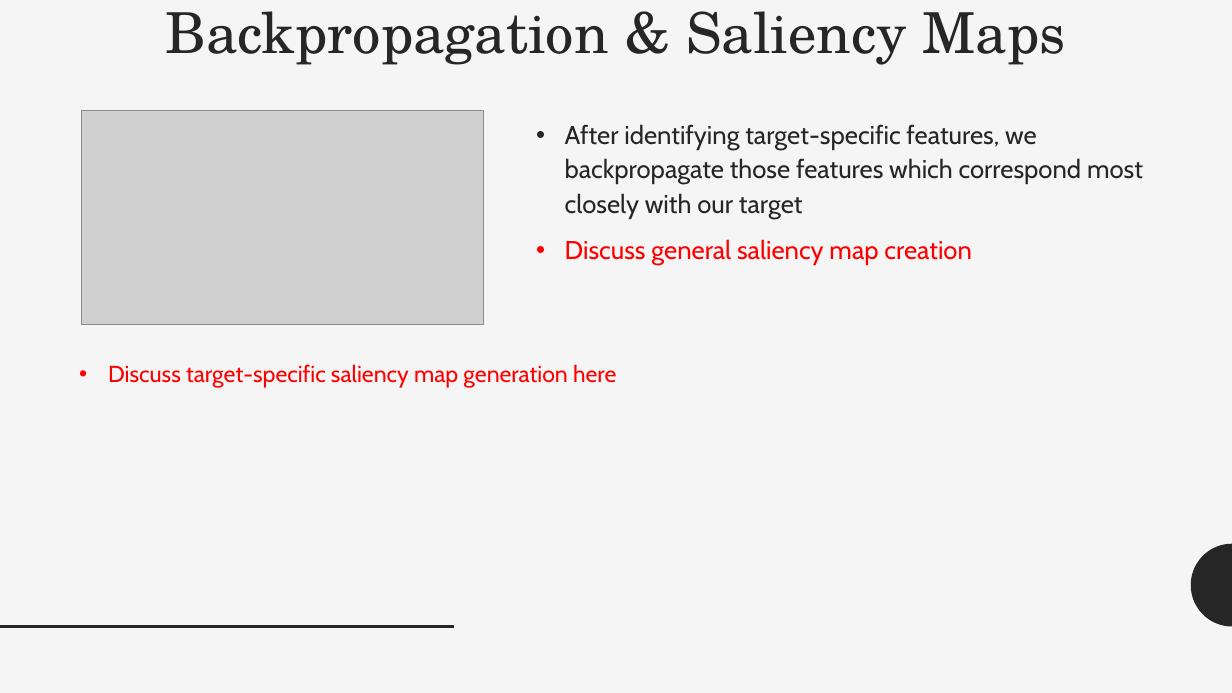
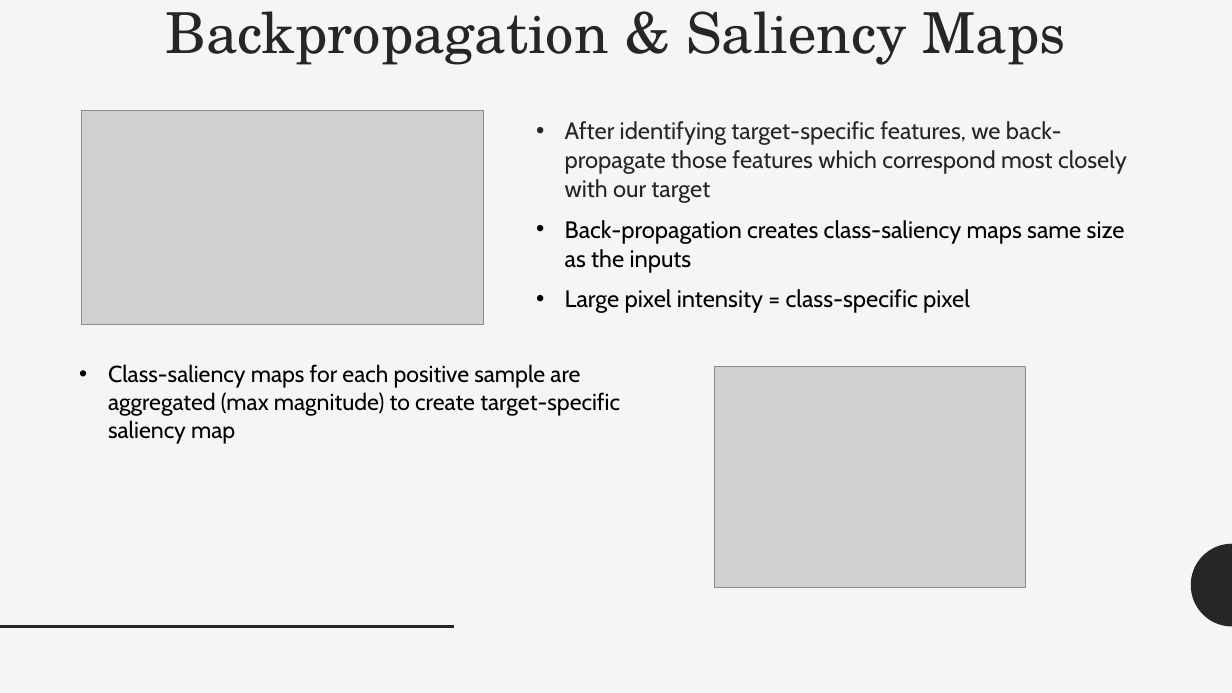
Before and after one commit to msu-ml/16spr_gonzales_hoffman, a slide deck: slide 5 of project_report_final/Presentation.pptx. Drawn at 1232x693 pixels with LibreOffice and Linux fonts; fonts in the diff are those of the drawing; grey boxes stand for pictures. Boxes give left, top, right and bottom in pixels: in the first picture for what was removed or moved away, otherwise in the second. Text is boxed around its words. In the diff, an @@ line names an element or a change of style, - is before the commit and + after.

Commit message:
Updated Presentation with Saliency Map and CNN info

```diff
--- a/project_report_final/Presentation.pptx
+++ b/project_report_final/Presentation.pptx
@@ text at box(565, 121, 1127, 313): text changed; size 20 to 18.5 pt @@
-• After identifying target-specific features, we backpropagate those features which correspond most closely with our target
-• Discuss general saliency map creation
+• After identifying target-specific features, we back-propagate those features which correspond most closely with our target
+• Back-propagation creates class-saliency maps same size as the inputs
+• Large pixel intensity = class-specific pixel
@@ text at box(108, 364, 620, 444): text changed; text colour #FF0000 to #000000 @@
-• Discuss target-specific saliency map generation here
+• Class-saliency maps for each positive sample are aggregated (max magnitude) to create target-specific saliency map
@@ picture added at box(714, 367, 1026, 588) @@
```
Also in this commit, not shown: 4 other slides changed, 2 slides added, 1 other file.
